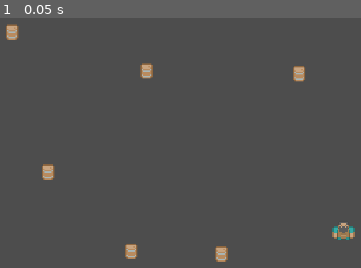
Above: before the commit, frame 1.
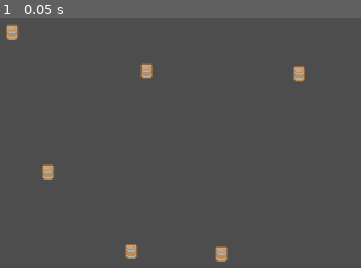
Above: after the commit, the same moment.

Repository: zerujio/gdnn
Game: Godot game, scene res://scenes/main.tscn
Same seed, same stepped clock (60 frames per second), same inputs: the game is played once before the commit and once after it.
Inputs:
- Up to frame 1 (0.05 s): no input

The runs differ from the first frame. In frame 1, 0.3% of the frame differs, in the area x 91-99%, y 82-89%.
Error before the commit: Cannot call method 'shader_create_from_spirv' on a null value. (res://nn/context.gd:30)
Error after the commit: Parse Error: Identifier "instance_count" not declared in the current scope. (res://nn/context.gd:57)

Commit message:
[checkpoint] rework NNInstance into NNMultiInstance

Diff:
--- a/nn/context.gd
+++ b/nn/context.gd
@@ -1,4 +1,6 @@
 class_name NNContext
+extends Node
+## GPU context for neural network inference.
 
 const WEIGHT_SHADER_FILE: RDShaderFile = preload("res://nn/compute/weight.glsl")
 const ACTIVATION_SHADER_FILE: RDShaderFile = preload("res://nn/compute/activation.glsl")
@@ -11,12 +13,6 @@
 ## Input size exponent.
 var input_exp := 1
 var output_exp := 1
-## Number of instances stored/active.
-var instance_count := 0:
-	set = set_count
-## Number of instances allocated.
-var instance_capacity := 0:
-	set = set_capacity
 var input_count: int:
 	get: return 2 ** input_exp
 var output_count: int:
@@ -24,6 +20,7 @@
 ## Activation function
 var activation := Activation.NONE
 
+## Rendering device used for compute.
 var rd := RenderingServer.create_local_rendering_device()
 
 ## Multiplies input by layer weights.
@@ -52,63 +49,6 @@
 	for i in range(Activation.size() - 1):
 		spec_const.value = i
 		_activation_pipeline[i + 1] = rd.compute_pipeline_create(_activation_shader, [spec_const])
-
-
-func set_count(count: int) -> void:
-	assert(count >= 0)
-
-	if count > instance_capacity:
-		var new_cap := 1
-		while new_cap < count:
-			new_cap *= 2
-		instance_capacity = new_cap
-
-	instance_count = count
-
-
-func set_capacity(capacity: int) -> void:
-	assert(capacity >= 0)
-
-	var weight_stride := FLOAT_SIZE * input_count * output_count
-	_weight_buf = _resize_storage_buffer(_weight_buf,
-		weight_stride * instance_capacity,
-		weight_stride * capacity)
-
-	var bias_stride := FLOAT_SIZE * output_count
-	_bias_buf = _resize_storage_buffer(_bias_buf,
-		bias_stride * instance_capacity,
-		bias_stride * capacity)
-
-	var input_stride := FLOAT_SIZE * input_count
-	_input_buf = _resize_storage_buffer(_input_buf,
-		input_stride * instance_capacity,
-		input_stride * capacity)
-
-	var output_stride := FLOAT_SIZE * output_count
-	_output_buf = _resize_storage_buffer(_output_buf,
-		output_stride * instance_capacity,
-		output_stride * capacity)
-
-	if capacity > 0:
-		assert(not rd.uniform_set_is_valid(_weight_set))
-		_weight_set = rd.uniform_set_create(
-			[_storage_buffer_uniform(_weight_buf, 0)],
-			_weight_shader,
-			0)
-
-		assert(not rd.uniform_set_is_valid(_input_set))
-		_input_set = rd.uniform_set_create(
-			[_storage_buffer_uniform(_input_buf, 0)],
-			_weight_shader,
-			1)
-
-		assert(not rd.uniform_set_is_valid(_output_set))
-		_output_set = rd.uniform_set_create(
-			[_storage_buffer_uniform(_output_buf, 0)],
-			_weight_shader,
-			2)
-
-	instance_capacity = capacity
 
 
 func add_instances(count: int, weight_data := PackedByteArray(), bias_data := PackedByteArray()) -> void:
@@ -186,6 +126,14 @@
 	return rd.buffer_get_data(_output_buf, 0, FLOAT_SIZE * output_count * instance_count)
 
 
+func create_weight_uniform_set(buffer: RID) -> RID:
+	return rd.uniform_set_create([_storage_buffer_uniform(buffer, 0)], _weight_shader, 0)
+
+
+func create_io_uniform_set(buffer: RID) -> RID:
+	return rd.uniform_set_create([_storage_buffer_uniform(buffer, 0)], _weight_shader, 1)
+
+
 func _resize_storage_buffer(old_buffer: RID, old_size: int, new_size: int) -> RID:
 	var new_buffer: RID
 
--- a/nn/instance.gd
+++ /dev/null
@@ -1,40 +0,0 @@
-class_name NNInstance
-extends Node
-
-@export var processor: NNProcessor:
-	set = set_processor
-
-var instance_idx: int = -1
-
-
-func _enter_tree() -> void:
-	if processor:
-		instance_idx = processor.add_instance()
-
-
-func _exit_tree() -> void:
-	if processor and instance_idx > -1:
-		processor.remove_instance(instance_idx)
-
-
-func set_processor(p: NNProcessor) -> void:
-	if is_inside_tree():
-		if processor and instance_idx > -1:
-			processor.remove_instance(instance_idx)
-			instance_idx = -1
-		if p:
-			instance_idx = p.add_instance()
-
-	processor = p
-
-
-func set_params(data: PackedFloat32Array) -> void:
-	processor.set_instance_params(instance_idx, 1, data)
-
-
-func set_input(data: PackedFloat32Array) -> void:
-	processor.set_instance_input(instance_idx, data)
-
-
-func get_output() -> PackedFloat32Array:
-	return processor.get_instance_output(instance_idx)
--- a/nn/layout.gd
+++ b/nn/layout.gd
@@ -1,6 +1,9 @@
 class_name NNLayout
 extends Resource
 ## Specifies the number, size and type of layers in a neural network.
+##
+## [b]Note[/b]: [signal changed] is NOT emitted automatically when properties changed. After a
+## change, call [method emit_changed] to update any dependent [class NNMultiInstance] nodes.
 
 ## Layer types.
 enum Layer { FULLY_CONNECTED }
@@ -46,3 +49,8 @@
 
 func get_layer_input_size(idx: int) -> int:
 	return get_layer_output_size(idx - 1) if idx > 0 else input_size
+
+
+## Returns Vector2i containing the input and output size of a layer.
+func get_layer_size(idx: int) -> Vector2i:
+	return Vector2i(get_layer_input_size(idx), get_layer_output_size(idx))
--- /dev/null
+++ b/nn/multi_instance.gd
@@ -0,0 +1,181 @@
+class_name NNMultiInstance
+extends Node
+## Contains multiple neural network instances (parameter sets) with the same layout.
+
+enum LayerRID {
+	OUT_BUFFER,
+	OUT_SET,
+	WEIGHT_BUFFER,
+	WEIGHT_SET,
+	BIAS_BUFFER
+}
+
+## Neural network compute context.
+@export_node_path("NNContext") var _context: NodePath = ".."
+
+## Neural network layout.
+##
+## [b]Warning:[/b] changing this resource will discard all instance data.
+@export var layout: NNLayout:
+	set(l):
+		if layout:
+			layout.changed.disconnect(_layout_changed)
+		layout = l
+		if layout:
+			layout.changed.connect(_layout_changed)
+		_layout_changed()
+
+## Number of active instances. Each instance has the same layout, but different parameters.
+@export var count: int = 0:
+	set = set_count
+
+## Number of instances that would fit in the currently allocated memory.
+@export var capacity: int = 0:
+	set = set_capacity
+
+## Input storage buffer.
+var _input_buf: RID
+
+## Input unifom set.
+var _input_set: RID
+
+## RIDs of the bias buffer, weight buffer, weight uniform set, output buffer,
+## and output uniform set of each layer, in that order.
+## e.g. : [b_buf_0, w_buf_0, w_set_0, out_buf_0, out_set_0, b_buf_1, w_buf_1, ..., out_set_n]
+var _layer_rids: Array[RID]
+
+## Neural network compute context. Warning: changing this discards all stored information.
+@onready var ctx: NNContext = get_node(_context):
+	set(c):
+		_free_rids()
+		ctx = c
+		_reallocate_buffers()
+
+
+func set_count(new_count: int) -> void:
+	assert(new_count >= 0)
+	new_count = maxi(0, new_count)
+	if new_count > capacity:
+		var new_cap := maxi(1, capacity)
+		while new_cap < new_count:
+			new_cap *= 2
+		capacity = new_cap
+	count = new_count
+
+
+func set_capacity(new_cap: int) -> void:
+	assert(new_cap >= 0)
+	new_cap = maxi(0, new_cap)
+
+	if new_cap == capacity:
+		return
+
+	capacity = new_cap
+
+	if count > capacity:
+		count = capacity
+
+	_reallocate_buffers()
+
+
+## Updates the input data for one or more instances starting at [param instance_idx].
+## Number of instances updated depends on size of [param data].
+func set_input(instance_idx: int, data: PackedByteArray) -> void:
+	_update_buffer(_input_buf, instance_idx, layout.input_size * 4, data)
+
+
+## Retrieves the output data of one or more instances.
+## [b]Note[/b]: accessing output data requires a CPU-GPU sync.
+func get_output(instance_idx: int, instance_count := 1) -> void:
+	assert(instance_idx >= 0)
+	assert(instance_count > 0)
+	assert(instance_idx + instance_count <= count)
+	var buf := _input_buf if _layer_rids.is_empty() else _layer_rid(-1, LayerRID.OUT_BUFFER)
+	var stride := layout.get_output_size() * 4
+	return ctx.rd.buffer_get_data(buf, instance_idx * stride, instance_count * stride)
+
+
+## Updates the weights at layer [param layer_idx] of one or more instances,
+## starting at [param instance_idx].
+func update_layer_weights(layer_idx: int, instance_idx: int, data: PackedByteArray) -> void:
+	var layer_size := layout.get_layer_size(layer_idx)
+	var buf := _layer_rid(layer_idx, LayerRID.WEIGHT_BUFFER)
+	_update_buffer(buf, instance_idx, layer_size.x * layer_size.y, data)
+
+
+## Updates the bias at layer [param layer_idx] of one or more instances,
+## starting at [param instance_idx].
+func update_layer_bias(layer_idx: int, instance_idx: int, data: PackedByteArray) -> void:
+	var buf := _layer_rid(layer_idx, LayerRID.BIAS_BUFFER)
+	_update_buffer(buf, instance_idx, layout.get_layer_output_size(layer_idx) * 4, data)
+
+
+func _layout_changed() -> void:
+	_free_rids()
+	_layer_rids.resize(layout.get_layer_count() * 5 if layout else 0)
+	_reallocate_buffers()
+
+
+func _layer_rid(layer_idx: int, type: LayerRID) -> RID:
+	assert(layer_idx >= -layout.get_layer_count())
+	assert(layer_idx < layout.get_layer_count())
+	return _layer_rids[layer_idx * 5 + type]
+
+
+func _free_rids() -> void:
+	if not ctx:
+		return
+
+	for rid in [_input_buf, _input_set] + _layer_rids:
+		ctx.rd.free_rid(rid)
+	_input_buf = RID()
+	_input_set = RID()
+	_layer_rids.fill(RID())
+
+
+func _reallocate_buffers() -> void:
+	if not ctx:
+		return
+
+	const FLOAT_SIZE := 4
+	_input_buf = _reallocate_buffer(_input_buf, FLOAT_SIZE * layout.input_size)
+	_input_set = ctx.create_io_uniform_set(_input_buf)
+
+	var input_size := layout.input_size
+	for i in range(layout.get_layer_count()):
+		var output_size := layout.get_output_size()
+		var j := 5 * i
+
+		# output
+		var ob := j + LayerRID.OUT_BUFFER
+		var os := j + LayerRID.OUT_SET
+		_layer_rids[ob] = _reallocate_buffer(_layer_rids[ob], FLOAT_SIZE * output_size)
+		_layer_rids[os] = ctx.create_io_uniform_set(_layer_rids[os])
+
+		# weight
+		var wb := j + LayerRID.WEIGHT_BUFFER
+		var ws := j + LayerRID.WEIGHT_SET
+		_layer_rids[wb] = _reallocate_buffer(_layer_rids[wb], FLOAT_SIZE * input_size * output_size)
+		_layer_rids[ws] = ctx.create_io_uniform_set(_layer_rids[ws])
+
+		# bias
+		var bb := j + LayerRID.BIAS_BUFFER
+		_layer_rids[bb] = _reallocate_buffer(_layer_rids[bb], FLOAT_SIZE * output_size)
+
+		input_size = output_size
+
+
+func _reallocate_buffer(old_buf: RID, element_size: int) -> RID:
+	var new_buf := ctx.rd.storage_buffer_create(capacity * element_size)
+	if old_buf:
+		ctx.rd.buffer_copy(old_buf, new_buf, 0, 0, count * element_size)
+	return new_buf
+
+
+func _update_buffer(buf: RID, idx: int, stride: int, data: PackedByteArray) -> void:
+	assert(buf)
+	assert(idx >= 0)
+	assert(stride >= 0)
+	assert(data.size() > 0)
+	assert(idx * stride + data.size() < count * stride)
+	ctx.rd.buffer_update(buf, idx * stride, data.size(), data)
--- a/scenes/agent.tscn
+++ b/scenes/agent.tscn
@@ -2,7 +2,7 @@
 
 [ext_resource type="Script" uid="uid://byqymkpfolt4w" path="res://scenes/agent.gd" id="1_yc63n"]
 [ext_resource type="Texture2D" uid="uid://cmdwm8nr73rhd" path="res://sprites/roguelikeChar_transparent.png" id="2_lug0u"]
-[ext_resource type="Script" uid="uid://clalf6stkkngd" path="res://nn/instance.gd" id="3_dg1j7"]
+[ext_resource type="Script" uid="uid://clalf6stkkngd" path="res://nn/multi_instance.gd" id="3_dg1j7"]
 
 [sub_resource type="CircleShape2D" id="CircleShape2D_0xm2m"]
 
--- a/scenes/main.tscn
+++ b/scenes/main.tscn
@@ -1,7 +1,8 @@
-[gd_scene load_steps=8 format=3 uid="uid://c5r0ahhe11w48"]
+[gd_scene load_steps=9 format=3 uid="uid://c5r0ahhe11w48"]
 
 [ext_resource type="Script" uid="uid://bn4ee5pq05xu6" path="res://nn/processor.gd" id="1_ig7tw"]
 [ext_resource type="Script" uid="uid://dcevwtgf3mdc5" path="res://scenes/main.gd" id="1_jyhfs"]
+[ext_resource type="Script" uid="uid://clalf6stkkngd" path="res://nn/multi_instance.gd" id="4_jyhfs"]
 [ext_resource type="PackedScene" uid="uid://fe2fqocbg7t5" path="res://scenes/obstacle.tscn" id="5_lquwl"]
 
 [sub_resource type="WorldBoundaryShape2D" id="WorldBoundaryShape2D_tbgi4"]
@@ -62,3 +63,7 @@
 [node name="CollisionShape2D4" type="CollisionShape2D" parent="Bounds"]
 position = Vector2(576, 0)
 shape = SubResource("WorldBoundaryShape2D_tipki")
+
+[node name="NNMultiInstance" type="Node" parent="."]
+script = ExtResource("4_jyhfs")
+metadata/_custom_type_script = "uid://clalf6stkkngd"
Renamed: nn/instance.gd.uid -> nn/multi_instance.gd.uid
